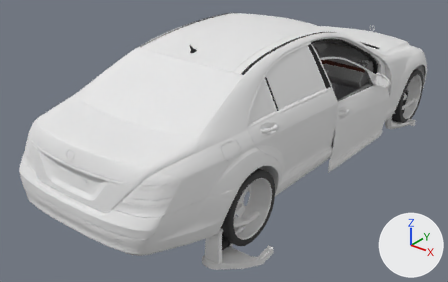
Two versions of the glTF model dealership/dealership/models/MCLA_VP_MBZ_S600_07.glb, one commit apart.
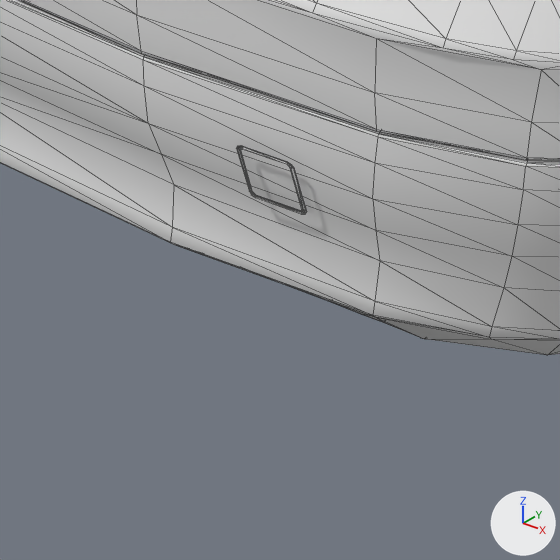
The first picture shows the older version from a 50 mm camera at (3.43, -5.11, 3.05) aimed at (-0.19, -0.59, 0.24). The close-ups show the older and then the newer version on the part from 21% to 32% of the width and 80% to 97% of the height of that picture. Only the edits that show in the close-ups are written down. The lights are fixed; the arrows at lower right show +X, +Y and +Z. The close-ups show mesh edges as thin lines. Where no turn or scale is listed for an object, it has been applied to the vertices.

The older version as bpy lines, for what is in view:
```python
me_vp_mbz_s600_07_resources_vehicle_vp_mbz_s600_07_bumper_r0_lod_0_xrsc = bpy.data.meshes.new('vp_mbz_s600_07/resources/vehicle/vp_mbz_s600_07/bumper_r0_lod_0.xrsc')
me_vp_mbz_s600_07_resources_vehicle_vp_mbz_s600_07_bumper_r0_lod_0_xrsc.from_pydata(...)  # 931 vertices, 1778 faces; spans x -0.93..0.93, y -0.5..0.47, z -0.22..0.22
# faces by material slot: [80, 1670, 28]
me_vp_mbz_s600_07_resources_vehicle_vp_mbz_s600_07_bumper_r0_lod_0_xrsc.materials.append(mat_vp_mbz_s600_07_resources_vehicle_vp_mbz_s600_07_bumper_r0_lod_0_xrsc_shader10)  # white #e7e7e7
me_vp_mbz_s600_07_resources_vehicle_vp_mbz_s600_07_bumper_r0_lod_0_xrsc.materials.append(mat_vp_mbz_s600_07_resources_vehicle_vp_mbz_s600_07_bumper_r0_lod_0_xrsc_shader31)  # white #e7e7e7
me_vp_mbz_s600_07_resources_vehicle_vp_mbz_s600_07_bumper_r0_lod_0_xrsc.materials.append(mat_vp_mbz_s600_07_resources_vehicle_vp_mbz_s600_07_bumper_r0_lod_0_xrsc_shader2)  # white #e7e7e7
ob_vp_mbz_s600_07_resources_vehicle_vp_mbz_s600_07_bumper_r0_lod_0_xrsc_bumr = bpy.data.objects.new('vp_mbz_s600_07/resources/vehicle/vp_mbz_s600_07/bumper_r0_lod_0.xrsc@bumr', me_vp_mbz_s600_07_resources_vehicle_vp_mbz_s600_07_bumper_r0_lod_0_xrsc)
ob_vp_mbz_s600_07_resources_vehicle_vp_mbz_s600_07_bumper_r0_lod_0_xrsc_bumr.location = (0.0, -2.247, 0.4556)
```
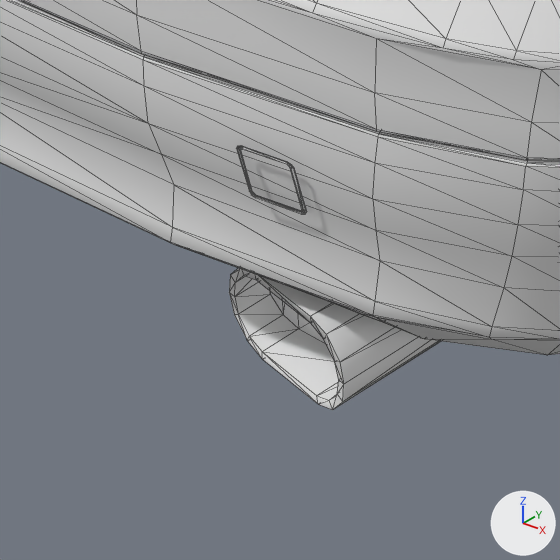
Where the newer file only moved an object's origin or applied its transform, the numbers keep the older frame.

Diff of the bpy script that builds the scene:
```diff
--- a/dealership/dealership/models/MCLA_VP_MBZ_S600_07.glb.py
+++ b/dealership/dealership/models/MCLA_VP_MBZ_S600_07.glb.py
@@ mat_vp_mbz_s600_07_resources_vehicle_vp_mbz_s600_07_exh_pipe0_lod_0_xrsc_shader10 @@
+mat_vp_mbz_s600_07_resources_vehicle_vp_mbz_s600_07_exh_pipe0_lod_0_xrsc_shader10 = principled_material('vp_mbz_s600_07/resources/vehicle/vp_mbz_s600_07/exh_pipe0_lod_0.xrsc/shader10')
+mat_vp_mbz_s600_07_resources_vehicle_vp_mbz_s600_07_exh_pipe0_lod_0_xrsc_shader10.base_color = (0.8, 0.8, 0.8)  # white #e7e7e7
+mat_vp_mbz_s600_07_resources_vehicle_vp_mbz_s600_07_exh_pipe0_lod_0_xrsc_shader10.roughness = 0.7
@@ mat_vp_mbz_s600_07_resources_vehicle_vp_mbz_s600_07_exh_pipe0_lod_0_xrsc_shader32 @@
+mat_vp_mbz_s600_07_resources_vehicle_vp_mbz_s600_07_exh_pipe0_lod_0_xrsc_shader32 = principled_material('vp_mbz_s600_07/resources/vehicle/vp_mbz_s600_07/exh_pipe0_lod_0.xrsc/shader32')
+mat_vp_mbz_s600_07_resources_vehicle_vp_mbz_s600_07_exh_pipe0_lod_0_xrsc_shader32.base_color = (0.8, 0.8, 0.8)  # white #e7e7e7
+mat_vp_mbz_s600_07_resources_vehicle_vp_mbz_s600_07_exh_pipe0_lod_0_xrsc_shader32.roughness = 0.7
@@ me_vp_mbz_s600_07_resources_vehicle_vp_mbz_s600_07_exh_pipe0_lod_0_xrsc @@
+me_vp_mbz_s600_07_resources_vehicle_vp_mbz_s600_07_exh_pipe0_lod_0_xrsc.from_pydata(...)  # 57 vertices, 110 faces; spans x -0.064..0.064, y -0.225..0.001, z -0.035..0.034
+# faces by material slot: [98, 12]
+me_vp_mbz_s600_07_resources_vehicle_vp_mbz_s600_07_exh_pipe0_lod_0_xrsc.materials.append(mat_vp_mbz_s600_07_resources_vehicle_vp_mbz_s600_07_exh_pipe0_lod_0_xrsc_shader32)  # white #e7e7e7
+me_vp_mbz_s600_07_resources_vehicle_vp_mbz_s600_07_exh_pipe0_lod_0_xrsc.materials.append(mat_vp_mbz_s600_07_resources_vehicle_vp_mbz_s600_07_exh_pipe0_lod_0_xrsc_shader10)  # white #e7e7e7
@@ ob_vp_mbz_s600_07_resources_vehicle_vp_mbz_s600_07_exh_pipe0_lod_0_xrsc_exst1_model0 @@
+ob_vp_mbz_s600_07_resources_vehicle_vp_mbz_s600_07_exh_pipe0_lod_0_xrsc_exst1_model0 = bpy.data.objects.new('vp_mbz_s600_07/resources/vehicle/vp_mbz_s600_07/exh_pipe0_lod_0.xrsc@exst1/model0', me_vp_mbz_s600_07_resources_vehicle_vp_mbz_s600_07_exh_pipe0_lod_0_xrsc)
+ob_vp_mbz_s600_07_resources_vehicle_vp_mbz_s600_07_exh_pipe0_lod_0_xrsc_exst1_model0.location = (0.485, -2.6923, 0.3154)
+ob_vp_mbz_s600_07_resources_vehicle_vp_mbz_s600_07_exh_pipe0_lod_0_xrsc_exst1_model0.rotation_euler = (0.0, 0.0, -3.142)  # degrees (0, 0, -180)
```

Where the change shows, as pixel boxes [x1, y1, x2, y2] in the close-ups (560 x 560 px):
'vp_mbz_s600_07/resources/vehicle/vp_mbz_s600_07/exh_pipe0_lod_0.xrsc@exst1/model0', added
    after: [229, 268, 441, 410]
    faces in mat_vp_mbz_s600_07_resources_vehicle_vp_mbz_s600_07_exh_pipe0_lod_0_xrsc_shader32 (white #e7e7e7): [229, 268, 441, 410]
    faces in mat_vp_mbz_s600_07_resources_vehicle_vp_mbz_s600_07_exh_pipe0_lod_0_xrsc_shader10 (white #e7e7e7): [270, 291, 325, 343]
